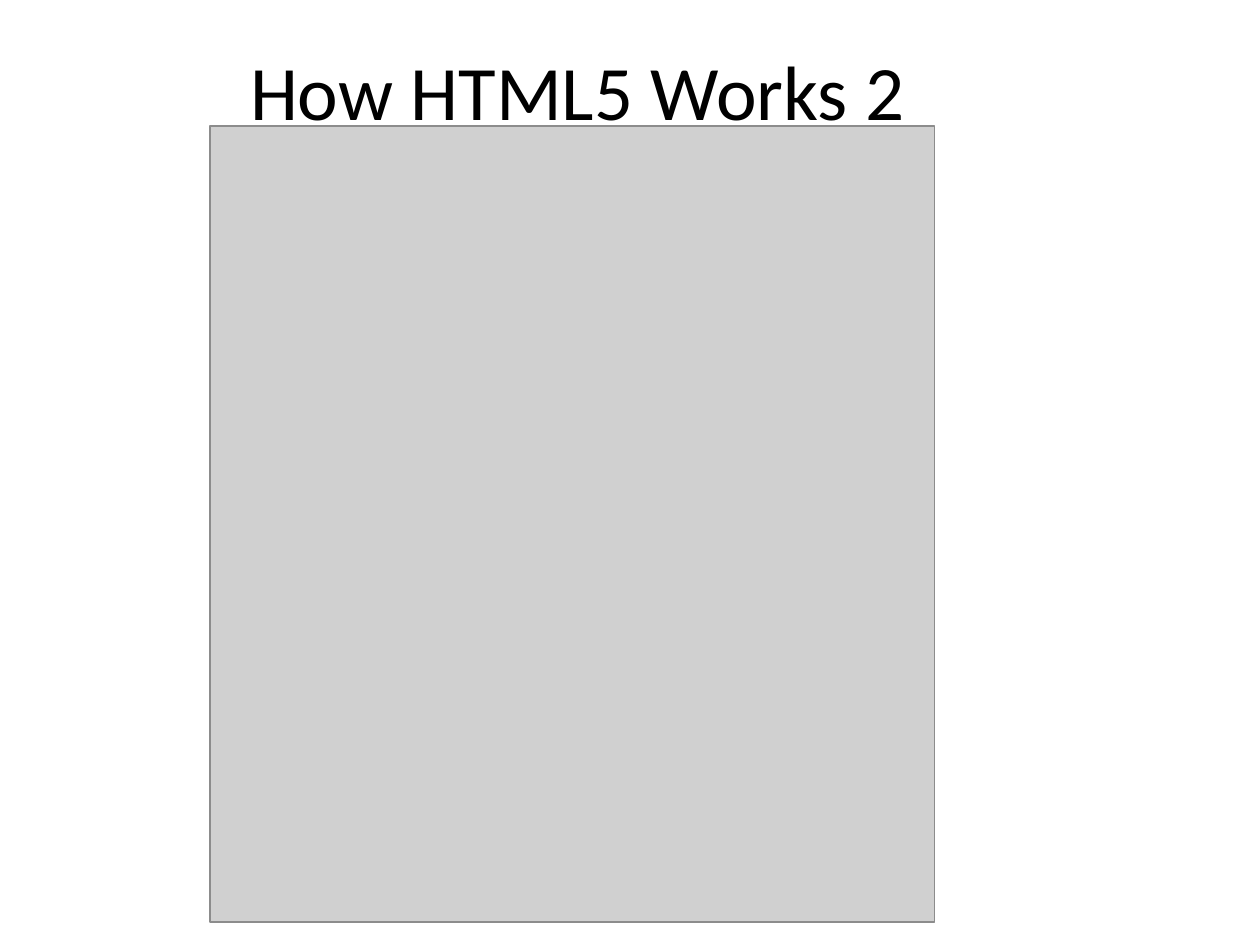
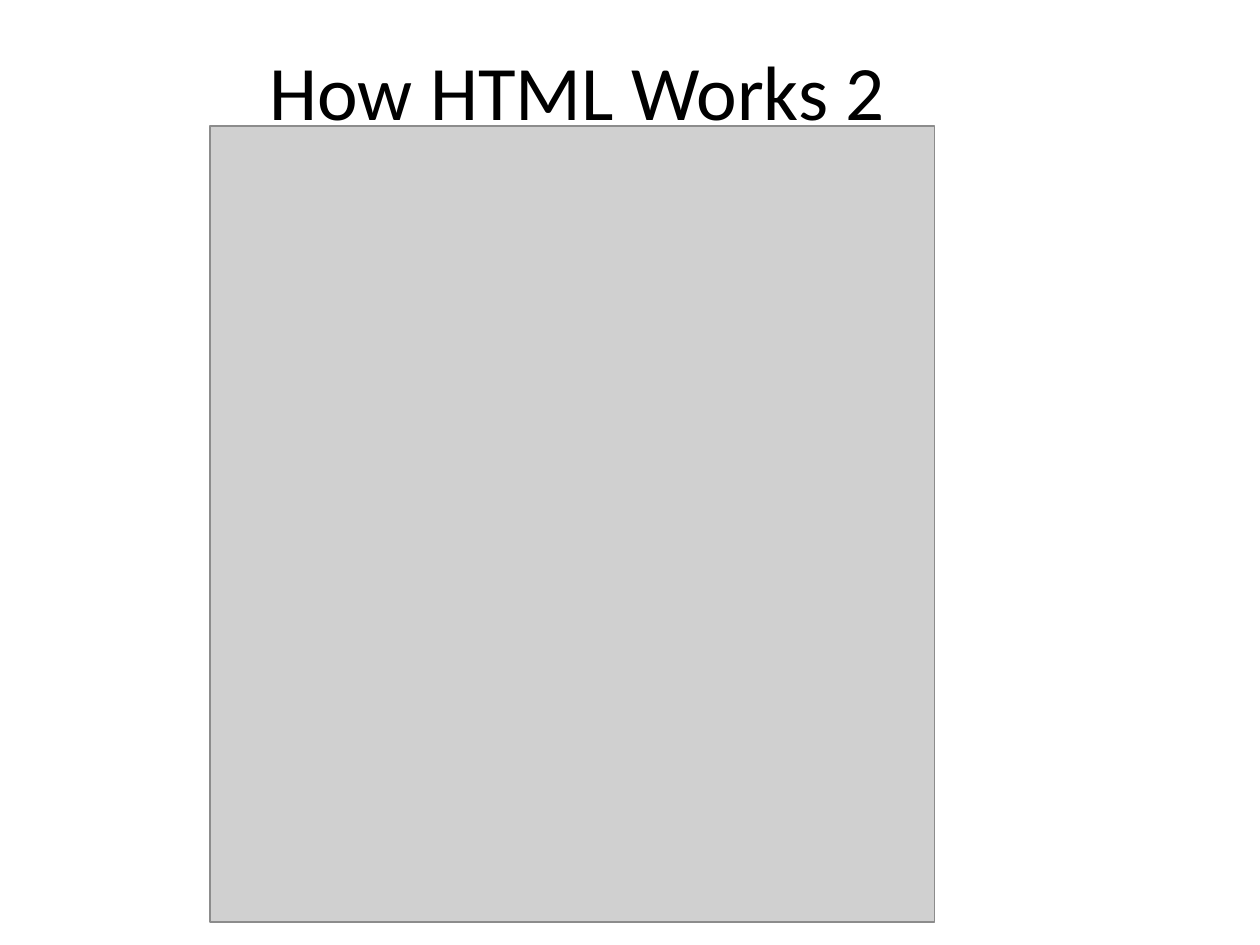
Before and after one commit to diarmuidoconnor/ict-2021, a slide deck: slide 5 of topic02/talk-1/html5.pptx. Drawn at 1260x945 pixels with LibreOffice and Linux fonts; fonts in the diff are those of the drawing; grey boxes stand for pictures. Boxes give left, top, right and bottom in pixels: in the first picture for what was removed or moved away, otherwise in the second. Text is boxed around its words. In the diff, an @@ line names an element or a change of style, - is before the commit and + after.

```diff
--- a/topic02/talk-1/html5.pptx
+++ b/topic02/talk-1/html5.pptx
@@ title at (x1=270, y1=66, x2=885, y2=138): text changed @@
-How HTML5 Works 2
+How HTML Works 2
```
Also in this commit, not shown: 5 other slides changed, 1 other file.
